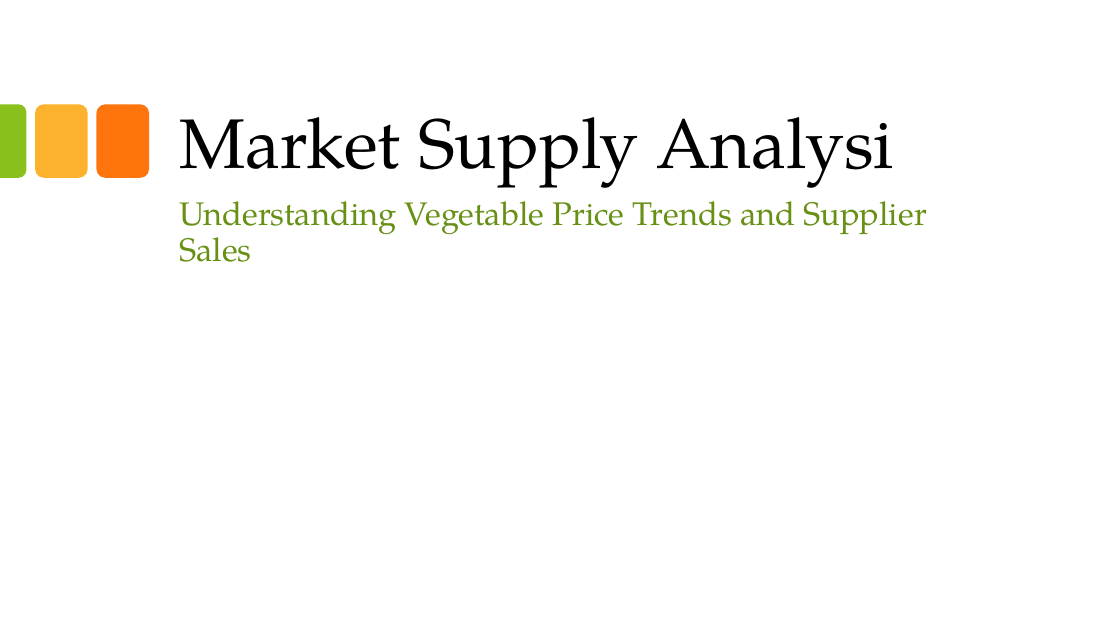
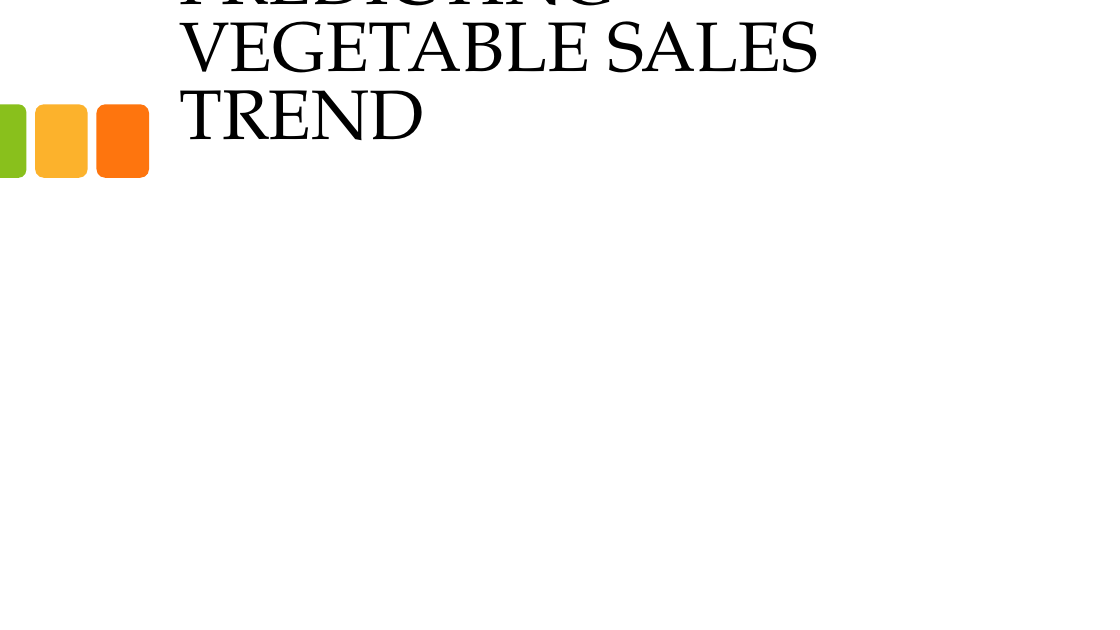
Before and after one commit to JoanMuoki22/Market_Supply_Analysis, a slide deck: slide 1 of Market Supply Analysis PPT.pptx. Drawn at 1120x630 pixels with LibreOffice and Linux fonts; fonts in the diff are those of the drawing; background and template pictures are left out. Boxes give left, top, right and bottom in pixels: in the first picture for what was removed or moved away, otherwise in the second. Text is boxed around its words. In the diff, an @@ line names an element or a change of style, - is before the commit and + after.

```diff
--- a/Market Supply Analysis PPT.pptx
+++ b/Market Supply Analysis PPT.pptx
@@ title at bbox=[179, 0, 819, 140]: text changed @@
-Market Supply Analysi
+PREDICTING VEGETABLE SALES TREND
@@ subtitle removed at bbox=[179, 201, 926, 262] @@
-Understanding Vegetable Price Trends and Supplier Sales
```
Also in this commit, not shown: 4 other files.
